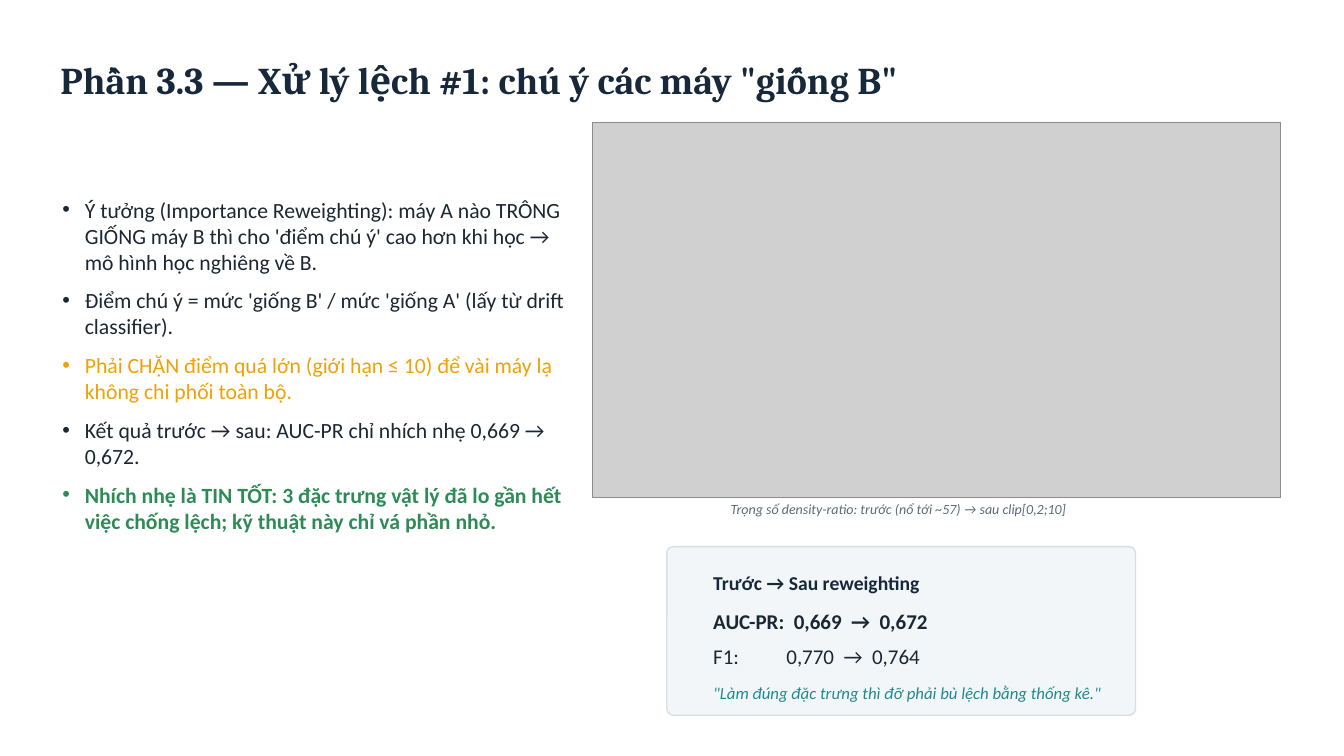
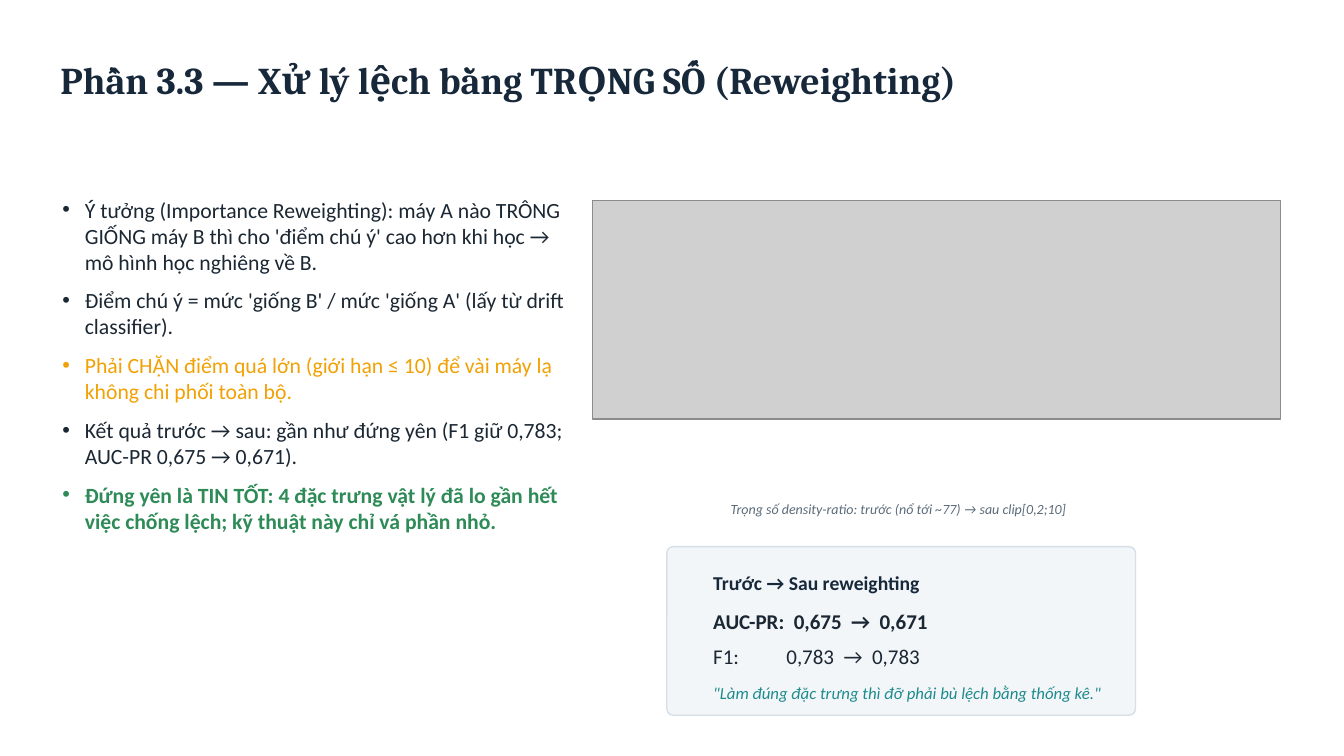
Before and after one commit to tuanhuu3264/MasterDegree_ML_GroupProject, a slide deck: slide 15 of bai_tap_cuoi_khoa/bao_cao/SLIDE_THUYET_TRINH_v6.pptx. Drawn at 1344x756 pixels with LibreOffice and Linux fonts; fonts in the diff are those of the drawing; grey boxes stand for pictures. Boxes give left, top, right and bottom in pixels: in the first picture for what was removed or moved away, otherwise in the second. Text is boxed around its words. In the diff, an @@ line names an element or a change of style, - is before the commit and + after.

```diff
--- a/bai_tap_cuoi_khoa/bao_cao/SLIDE_THUYET_TRINH_v6.pptx
+++ b/bai_tap_cuoi_khoa/bao_cao/SLIDE_THUYET_TRINH_v6.pptx
@@ text at [157,60,956,103]: text changed @@
-Phần 3.3 — Xử lý lệch #1: chú ý các máy "giống B"
+Phần 3.3 — Xử lý lệch bằng TRỌNG SỐ (Reweighting)
@@ picture: place and size @@
-picture at [593,122,1280,498]
+picture at [593,201,1280,418]
@@ text at [85,421,562,533]: text changed @@
-• Kết quả trước → sau: AUC-PR chỉ nhích nhẹ 0,669 → 0,672.
-• Nhích nhẹ là TIN TỐT: 3 đặc trưng vật lý đã lo gần hết việc chống lệch; kỹ thuật này chỉ vá phần nhỏ.
+• Kết quả trước → sau: gần như đứng yên (F1 giữ 0,783; AUC-PR 0,675 → 0,671).
+• Đứng yên là TIN TỐT: 4 đặc trưng vật lý đã lo gần hết việc chống lệch; kỹ thuật này chỉ vá phần nhỏ.
@@ text at [731,503,1066,517]: text changed @@
-Trọng số density-ratio: trước (nổ tới ~57) → sau clip[0,2;10]
+Trọng số density-ratio: trước (nổ tới ~77) → sau clip[0,2;10]
@@ text at [713,614,928,667]: text changed @@
-AUC-PR: 0,669 → 0,672
-F1: 0,770 → 0,764
+AUC-PR: 0,675 → 0,671
+F1: 0,783 → 0,783
```
Also in this commit, not shown: 14 other slides changed, 22 other files.
